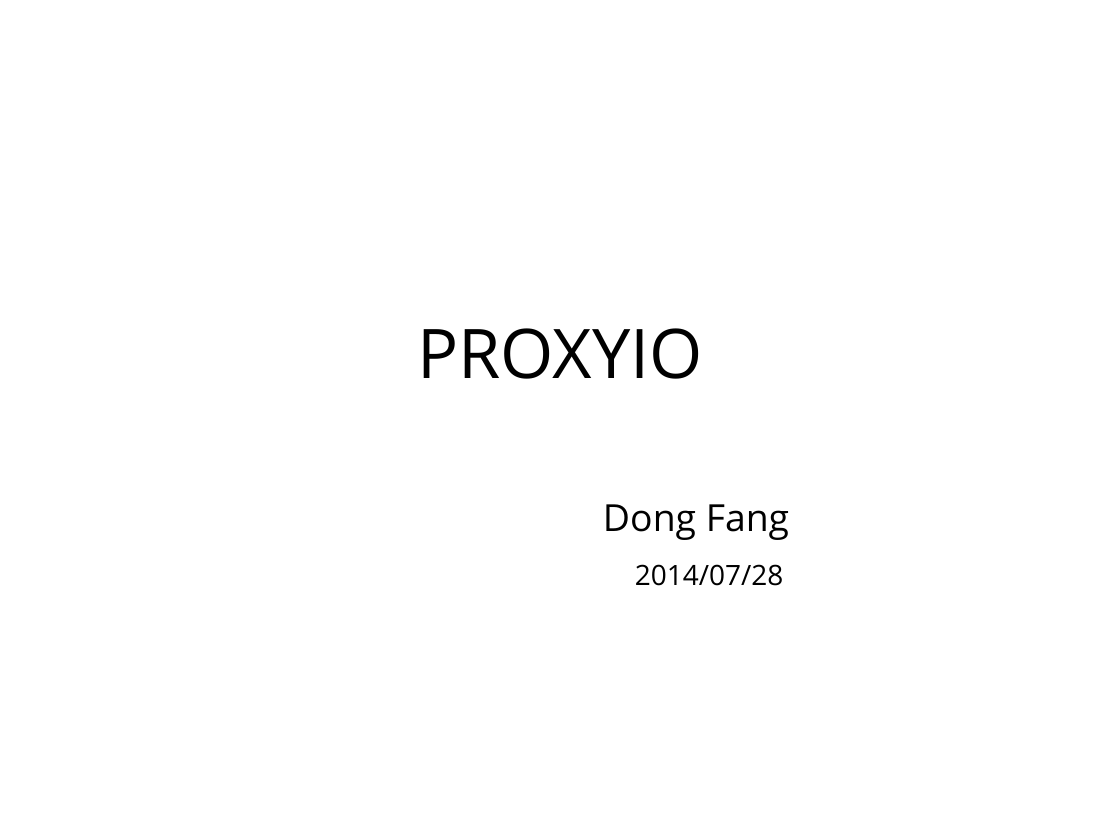
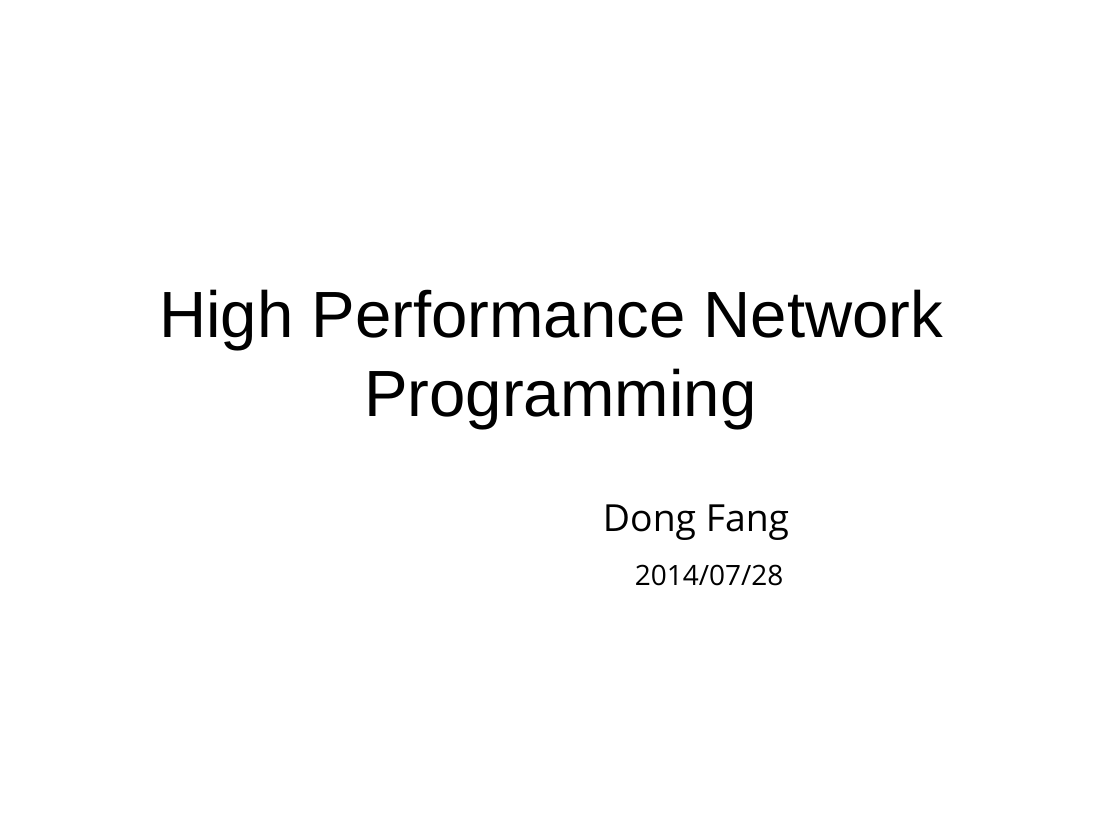
Before and after one commit to proxyio/xio, a slide deck: slide 1 of docs/PROXYIO.ppt. Drawn at 1120x840 pixels with LibreOffice and Linux fonts; fonts in the diff are those of the drawing. Boxes give left, top, right and bottom in pixels: in the first picture for what was removed or moved away, otherwise in the second. Text is boxed around its words. In the diff, an @@ line names an element or a change of style, - is before the commit and + after.

```diff
--- a/docs/PROXYIO.ppt
+++ b/docs/PROXYIO.ppt
@@ title at [159,289,944,428]: text changed; size 44 to 42 pt; font Open Sans to Arial @@
-PROXYIO
+High Performance Network
+Programming
```
Also in this commit, not shown: 3 other slides changed, 10 slides added, 11 slides removed.
